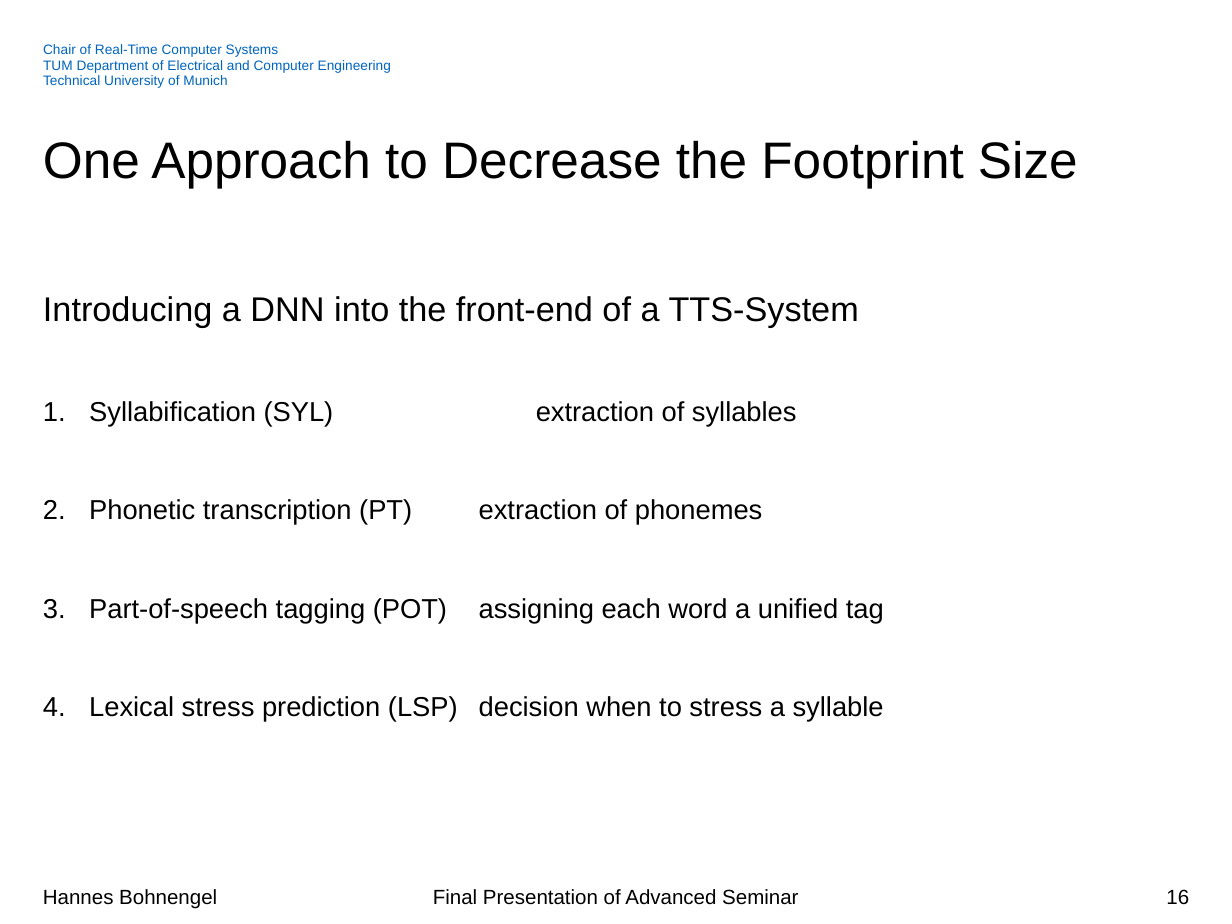
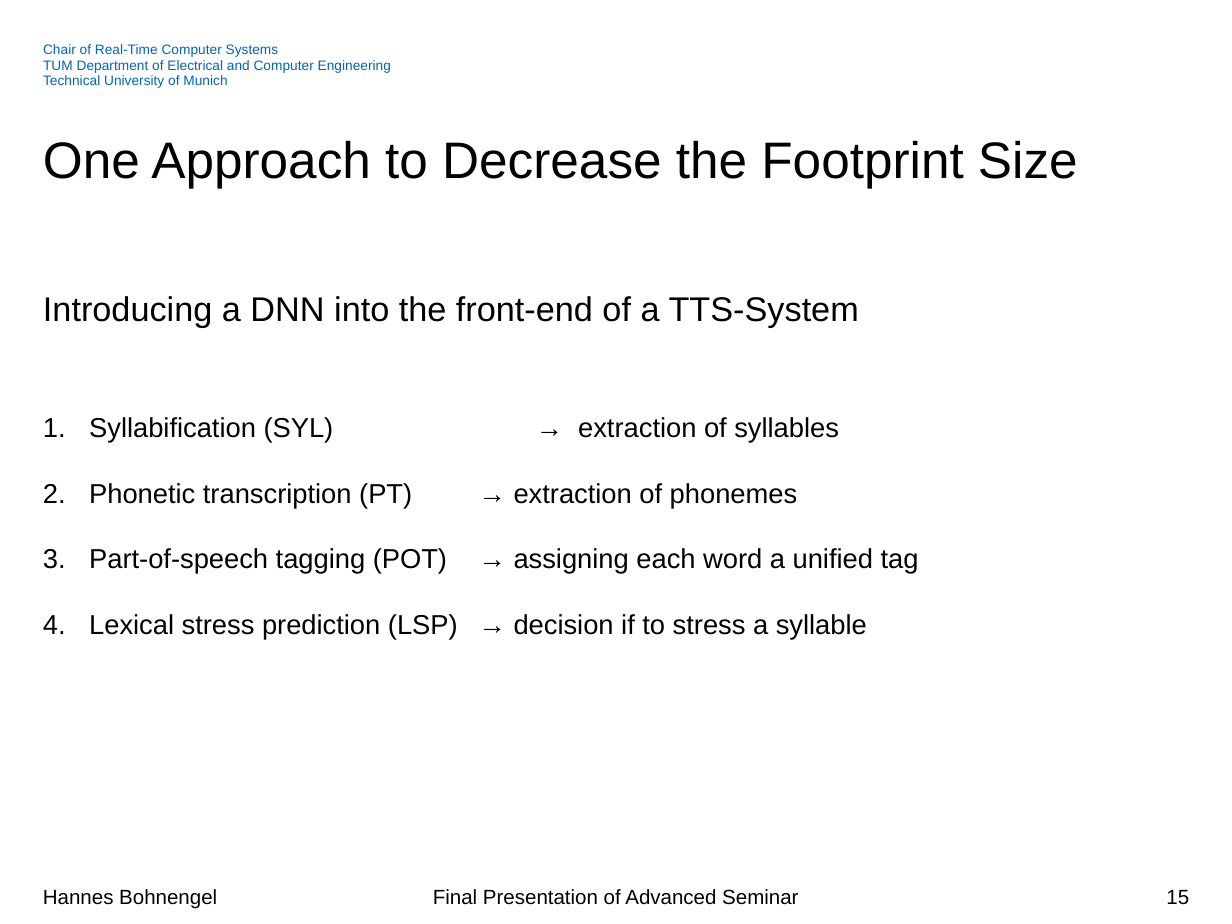
Before and after one commit to hannesb0/deeplearning, a slide deck: slide 15 of pres/Final_Presentation_V02.pptx (slide 16 before the commit). Drawn at 1232x924 pixels with LibreOffice and Linux fonts; fonts in the diff are those of the drawing; background and template pictures are left out. Boxes give left, top, right and bottom in pixels: in the first picture for what was removed or moved away, otherwise in the second. Text is boxed around its words. In the diff, an @@ line names an element or a change of style, - is before the commit and + after.

Commit message:
few changes

```diff
--- a/pres/Final_Presentation_V02.pptx
+++ b/pres/Final_Presentation_V02.pptx
@@ text at box(89, 417, 919, 640): text changed @@
-1. Syllabification (SYL) extraction of syllables
-2. Phonetic transcription (PT) extraction of phonemes
-3. Part-of-speech tagging (POT) assigning each word a unified tag
-4. Lexical stress prediction (LSP) decision when to stress a syllable
+1. Syllabification (SYL) → extraction of syllables
+2. Phonetic transcription (PT) → extraction of phonemes
+3. Part-of-speech tagging (POT) → assigning each word a unified tag
+4. Lexical stress prediction (LSP) → decision if to stress a syllable
@@ page number at box(1166, 890, 1189, 905): text changed @@
-16
+15
```
Also in this commit, not shown: 8 other slides changed, 1 slide added, 3 slides removed.
